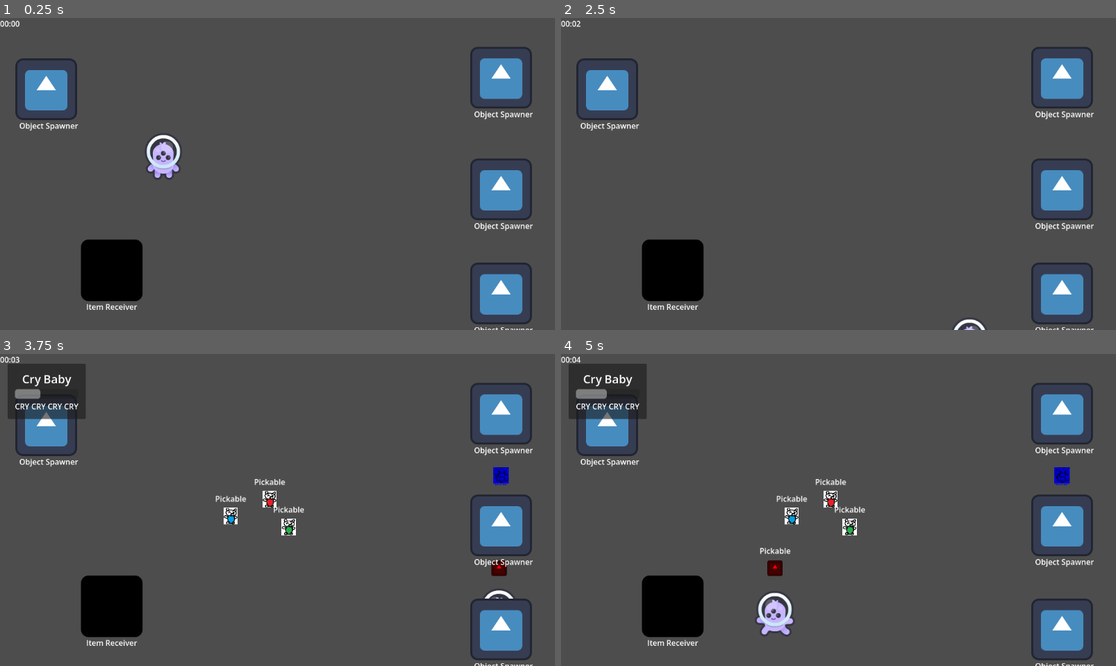
Above: before the commit, frames 1-4 (two rows, left to right).
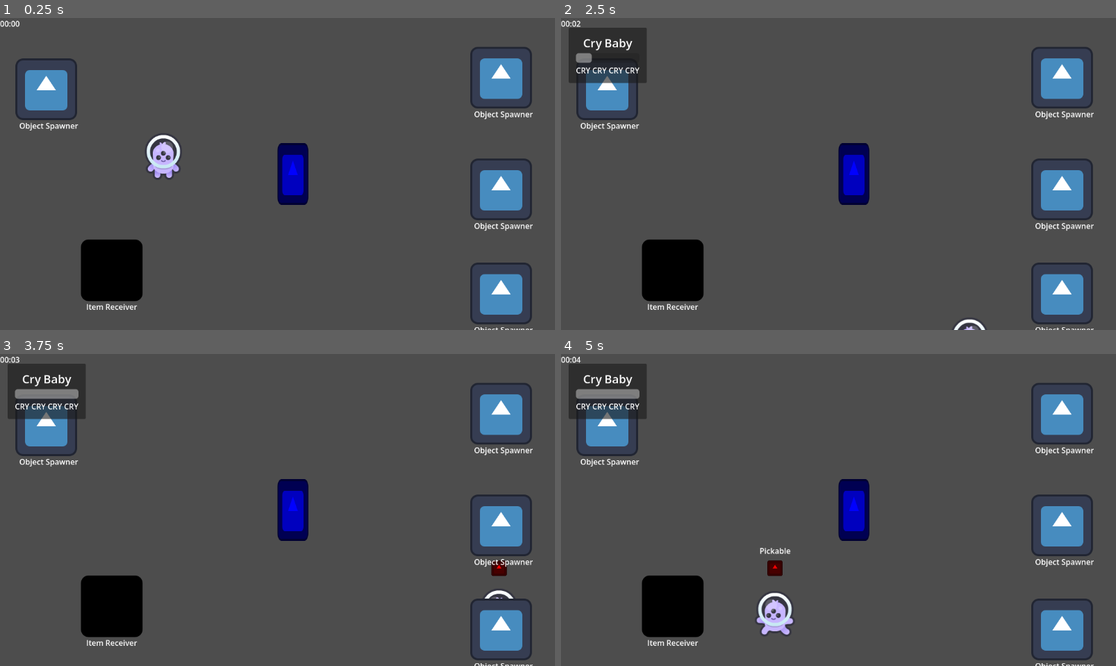
Above: after the commit, the same moments.

Repository: CamaraoLendario/Chaotic-Plants
Game: Godot game, scene res://main_world.tscn
Same seed, same stepped clock (60 frames per second), same inputs: the game is played once before the commit and once after it. The engine's default icon, where the game draws it, is replaced by a stand-in: a white triangle on a blue panel in a dark square.
Inputs (mouse positions are in pixels of both pictures, inside the frame that each line leads up to):
- Up to frame 1 (0.25 s): no input
- Up to frame 2 (2.5 s): tap Enter at 0.5 s; move the mouse to (960, 158) at 0.52 s; hold D (Right) 0.53-1.28 s; hold E (Interact) 0.53-1.28 s; move the mouse to (727, 189) at 1.27 s; hold S (Down) 1.28-2.03 s; tap E (Interact) at 1.35, 2.3 s; move the mouse to (894, 105) at 2.02 s; hold D (Right) from 2.03 s (still down); hold F (Throw) from 2.03 s (still down)
- Up to frame 3 (3.75 s): move the mouse to (249, 572) at 2.77 s; release D (Right) at 2.78 s; release F (Throw) at 2.78 s; hold W (Up) 2.78-3.53 s; tap E (Interact) at 2.85 s; move the mouse to (444, 556) at 3.52 s; hold A (Left) from 3.53 s (still down); hold E (Interact) from 3.53 s (still down)
- Up to frame 4 (5 s): keep holding A (Left); move the mouse to (672, 463) at 4.27 s; release E (Interact) at 4.28 s; tap F (Throw) at 4.35 s; tap E (Interact) at 4.55 s

The runs differ from the first frame. In frame 1, 1.1% of the frame differs, in the area x 49-56%, y 40-60%; in frame 2, 3.4%, in the area x 1-56%, y 3-60%; in frame 3, 1.9%; in frame 4, 1.8%.

Commit message:
Made delivery with signals and game controller basic response

Diff:
--- a/Plants/base_plant.gd
+++ b/Plants/base_plant.gd
@@ -12,6 +12,7 @@
 @export var interactable : Interactable
 @export var sprite: AnimatedSprite2D
 
+var data: PlantData
 var isGrown : bool = false
 var GrowProgress : float: ## How far the plant is in the growing progress. from 0 to growGoal
 	get():
@@ -24,6 +25,11 @@
 
 func _ready() -> void:
 	interactable.wasInteracted.connect(on_interacted)
+	if data == null:
+		printerr("Plant ", name, " does not have data set. Null errors will occur!")
+
+func set_data(plantData: PlantData):
+	data = plantData
 
 func grow():
 	if (isGrown): return
--- a/Plants/base_plant.tscn
+++ b/Plants/base_plant.tscn
@@ -37,5 +37,6 @@
 metadata/_custom_type_script = "uid://cvc5atuup46p2"
 
 [node name="Pickable" type="Area2D" parent="." unique_id=1570847046]
+collision_layer = 2
 script = ExtResource("3_evnqr")
 metadata/_custom_type_script = "uid://d5sfdadk20ij"
--- a/Plants/data/cry_baby_plant.tres
+++ /dev/null
@@ -1,11 +0,0 @@
-[gd_resource type="Resource" script_class="PlantData" format=3 uid="uid://bmaj6ow1amnm2"]
-
-[ext_resource type="Script" path="res://Plants/plant_data.gd" id="1_njuos"]
-[ext_resource type="Texture2D" uid="uid://cglnwvhgtug5d" path="res://Plants/Cry Baby/Sprites/CryBabySketch.png" id="1_umwo1"]
-[ext_resource type="PackedScene" uid="uid://boeg2lf46fjjr" path="res://Plants/Cry Baby/cry_baby.tscn" id="2_roqye"]
-
-[resource]
-script = ExtResource("1_njuos")
-scene = ExtResource("2_roqye")
-name = "Cry Baby"
-image = ExtResource("1_umwo1")
--- a/game_state/game_controller.gd
+++ b/game_state/game_controller.gd
@@ -5,11 +5,18 @@
 signal newRequestArrived(request: PlantRequest)
 signal newPlantSpawned(plant: Plant)
 
+signal requestFulfilled(request: PlantRequest, plant: Plant)
+signal wrongPlantDelivered(plant: Plant)
+
 @export var gameTime: float = 60 # 300 = 5 minutes
 @export var levelData: LevelData
 
 @export_group("References")
-@export var plantSpawners: Array[ObjectSpawner]
+@export var plantSpawners: Array[ObjectSpawner] #TODO: remove spawners
+@export var delivery: Delivery
+
+
+var activeRequests: Array[PlantRequest]
 
 var requestIndex: int = -1
 var timeElapsed: float = 0
@@ -17,6 +24,8 @@
 
 func _ready() -> void:
 	setup_next_request_time()
+
+	delivery.plant_delivered.connect(_on_delivery)
 
 func _process(delta: float) -> void:
 	timeElapsed += delta
@@ -32,10 +41,9 @@
 			pass
 
 func handle_request(request: PlantRequest):
-	var spawner = get_available_spawner()
-	if(spawner == null): return ## TODO: Arranjar esta merda
-	spawner.spawn(request.plantData.scene)
+	activeRequests.append(request)
 
+# deprecated
 func get_available_spawner() -> ObjectSpawner:
 	for spawner in plantSpawners:
 		if spawner.can_spawn():
@@ -59,5 +67,25 @@
 func get_elapsed_time() -> float:
 	return timeElapsed
 
+func _on_delivery(plant: Plant):
+	for request in activeRequests:
+		#TODO: check if plant is grown etc etc
+		if request.plantData == plant.data:
+			_fulfill_request(request, plant)
+			return
+	_signal_failed_request(plant)
+
+func _fulfill_request(request: PlantRequest, plant: Plant):
+	requestFulfilled.emit(request, plant)
+	activeRequests.erase(request)
+	print("request fulfilled!")
+	request.requestFulfilled.emit()
+	plant.call_deferred("queue_free")
+
+func _signal_failed_request(plant: Plant):
+	print("delivery failed!")
+	plant.call_deferred("queue_free")
+
+#deprecated
 func on_plant_spawned(obj: Node2D):
-	newPlantSpawned.emit(obj)
+	pass
--- a/game_state/levels/level0Data.tres
+++ b/game_state/levels/level0Data.tres
@@ -1,28 +1,31 @@
 [gd_resource type="Resource" script_class="LevelData" format=3 uid="uid://4andksvgn7yo"]
 
 [ext_resource type="Script" uid="uid://dslo03u4ehh3c" path="res://game_state/levels/plant_request.gd" id="1_82x0u"]
-[ext_resource type="Resource" uid="uid://bmaj6ow1amnm2" path="res://Plants/data/cry_baby_plant.tres" id="2_b5mtq"]
+[ext_resource type="Resource" path="res://Plants/Cry Baby/cry_baby_data.tres" id="2_b5mtq"]
 [ext_resource type="Script" uid="uid://c1m01xcb18u38" path="res://game_state/levels/level_data.gd" id="2_wguby"]
 
-[sub_resource type="Resource" id="Resource_wguby"]
+[sub_resource type="Resource" id="Resource_6olw2"]
 script = ExtResource("1_82x0u")
-requestTime = 0.05
+requestTime = 0.04
+requestDuration = 0.436
 plantData = ExtResource("2_b5mtq")
 metadata/_custom_type_script = "uid://dslo03u4ehh3c"
 
 [sub_resource type="Resource" id="Resource_b5mtq"]
 script = ExtResource("1_82x0u")
 requestTime = 0.51
+requestDuration = 0.004
 plantData = ExtResource("2_b5mtq")
 metadata/_custom_type_script = "uid://dslo03u4ehh3c"
 
 [sub_resource type="Resource" id="Resource_4ehky"]
 script = ExtResource("1_82x0u")
 requestTime = 0.75
+requestDuration = 0.013
 plantData = ExtResource("2_b5mtq")
 metadata/_custom_type_script = "uid://dslo03u4ehh3c"
 
 [resource]
 script = ExtResource("2_wguby")
-requests = Array[ExtResource("1_82x0u")]([SubResource("Resource_wguby"), SubResource("Resource_b5mtq"), SubResource("Resource_4ehky")])
+requests = Array[ExtResource("1_82x0u")]([SubResource("Resource_6olw2"), SubResource("Resource_b5mtq"), SubResource("Resource_4ehky")])
 metadata/_custom_type_script = "uid://c1m01xcb18u38"
--- a/game_state/levels/plant_request.gd
+++ b/game_state/levels/plant_request.gd
@@ -1,6 +1,10 @@
 extends Resource
 class_name PlantRequest
 
-@export_range(0, 1, 0.01) var requestTime: float
+signal requestFulfilled()
+
+@export_range(0, 1, 0.001) var requestTime: float
+
+@export_range(0, 1, 0.001) var requestDuration: float
 
 @export var plantData: PlantData
--- a/game_state/views/request_view.gd
+++ b/game_state/views/request_view.gd
@@ -2,18 +2,25 @@
 class_name RequestView
 
 @export var plant_name: Label
-@export var plant_progress: ProgressBar
+@export var request_progress: ProgressBar
 @export var plant_needs: Label
 
-var plant: Plant
+var request: PlantRequest
 
-func set_plant(plant: Plant):
-	self.plant = plant
+func set_request(request: PlantRequest):
+	self.request = request
 
-	plant_name.text = plant.name #TODO: fix this, use plantData (put field in Plant script)
-	plant_progress.max_value = plant.growGoal
-	plant_progress.value = plant.GrowProgress
+	plant_name.text = request.plantData.name
+	request_progress.max_value = request.requestDuration
+	request_progress.min_value = 0
+	request_progress.value = 0
+
+	request.requestFulfilled.connect(_on_request_fulfilled)
 
 func _process(delta: float) -> void:
-	if plant:
-		plant_progress.value = plant.GrowProgress
+	if request:
+		request_progress.value = request_progress.value + delta
+
+func _on_request_fulfilled() -> void:
+	# TODO: play animations?
+	queue_free()
--- a/game_state/views/request_view.tscn
+++ b/game_state/views/request_view.tscn
@@ -2,10 +2,10 @@
 
 [ext_resource type="Script" uid="uid://wnayajr2d2yl" path="res://game_state/views/request_view.gd" id="1_p57c3"]
 
-[node name="RequestView" type="PanelContainer" unique_id=1899248003 node_paths=PackedStringArray("plant_name", "plant_progress", "plant_needs")]
+[node name="RequestView" type="PanelContainer" unique_id=1899248003 node_paths=PackedStringArray("plant_name", "request_progress", "plant_needs")]
 script = ExtResource("1_p57c3")
 plant_name = NodePath("MarginContainer/VBoxContainer/PlantName")
-plant_progress = NodePath("MarginContainer/VBoxContainer/PlantProgress")
+request_progress = NodePath("MarginContainer/VBoxContainer/PlantProgress")
 plant_needs = NodePath("MarginContainer/VBoxContainer/PlantNeeds")
 
 [node name="MarginContainer" type="MarginContainer" parent="." unique_id=1812483167]
--- /dev/null
+++ b/interact/Filters/plant_filter.gd
@@ -0,0 +1,5 @@
+extends InteractFilter
+class_name PlantFilter
+
+func is_allowed(obj) -> bool:
+	return obj is Plant
--- /dev/null
+++ b/interact/delivery.gd
@@ -0,0 +1,22 @@
+extends Node2D
+class_name Delivery
+
+signal plant_delivered(plant: Plant)
+
+@export var filters: Array[InteractFilter]
+
+@export_group("References")
+@export var interactReceiver: InteractReceiver
+
+# Called when the node enters the scene tree for the first time.
+func _ready() -> void:
+	interactReceiver.interactableInRange.connect(_on_interactable_in_range)
+	interactReceiver.filters = filters
+
+func _on_interactable_in_range(interactable: Interactable):
+	if interactable is Pickable:
+		pick_up(interactable)
+
+func pick_up(interactable: Interactable):
+	interactable.interact(interactReceiver)
+	plant_delivered.emit(interactable.owner)
--- /dev/null
+++ b/interact/delivery.tscn
@@ -0,0 +1,33 @@
+[gd_scene format=3 uid="uid://tc83aw2jaip5"]
+
+[ext_resource type="Script" uid="uid://cs7iwhpl5bcbl" path="res://interact/delivery.gd" id="1_nydu7"]
+[ext_resource type="Script" uid="uid://dl70irp36vey5" path="res://interact/Filters/InteractFilter.gd" id="2_gt0bn"]
+[ext_resource type="Texture2D" uid="uid://chnu528uov0n" path="res://icon.svg" id="2_hpbb6"]
+[ext_resource type="Script" uid="uid://b3owvnlpfrkpo" path="res://interact/interact_receiver.gd" id="3_gt0bn"]
+[ext_resource type="Script" uid="uid://yedfamgi7q3g" path="res://interact/Filters/plant_filter.gd" id="3_ta3k3"]
+
+[sub_resource type="Resource" id="Resource_l1pxt"]
+script = ExtResource("3_ta3k3")
+metadata/_custom_type_script = "uid://yedfamgi7q3g"
+
+[sub_resource type="RectangleShape2D" id="RectangleShape2D_wly0c"]
+size = Vector2(128, 128)
+
+[node name="Delivery" type="Node2D" unique_id=1179291177 node_paths=PackedStringArray("interactReceiver")]
+script = ExtResource("1_nydu7")
+filters = Array[ExtResource("2_gt0bn")]([SubResource("Resource_l1pxt")])
+interactReceiver = NodePath("InteractReceiver")
+
+[node name="Sprite2D" type="Sprite2D" parent="." unique_id=197811587]
+modulate = Color(0, 0, 1, 1)
+position = Vector2(32, 0)
+scale = Vector2(0.5, 1)
+texture = ExtResource("2_hpbb6")
+
+[node name="InteractReceiver" type="Area2D" parent="." unique_id=1685437662]
+collision_mask = 3
+script = ExtResource("3_gt0bn")
+metadata/_custom_type_script = "uid://b3owvnlpfrkpo"
+
+[node name="CollisionShape2D" type="CollisionShape2D" parent="InteractReceiver" unique_id=927215188]
+shape = SubResource("RectangleShape2D_wly0c")
--- a/main_world.tscn
+++ b/main_world.tscn
@@ -4,15 +4,17 @@
 [ext_resource type="PackedScene" uid="uid://dopujk04ltt6d" path="res://character/character.tscn" id="1_itk02"]
 [ext_resource type="PackedScene" uid="uid://bq3gnd6nxn01p" path="res://object_spawner.tscn" id="2_uoqbt"]
 [ext_resource type="Resource" uid="uid://4andksvgn7yo" path="res://game_state/levels/level0Data.tres" id="2_uue8y"]
-[ext_resource type="Script" path="res://time_label.gd" id="5_uue8y"]
+[ext_resource type="Script" uid="uid://d1p357dnn4txx" path="res://time_label.gd" id="5_uue8y"]
 [ext_resource type="PackedScene" uid="uid://ulelhqvpd2il" path="res://Plants/plant_item_receiver.tscn" id="5_whfra"]
-[ext_resource type="Script" path="res://request_list_view.gd" id="7_7ktct"]
+[ext_resource type="Script" uid="uid://do6arsnvfb00a" path="res://request_list_view.gd" id="7_7ktct"]
 [ext_resource type="PackedScene" uid="uid://c7hl623304u1e" path="res://game_state/views/request_view.tscn" id="7_aac4l"]
+[ext_resource type="PackedScene" uid="uid://tc83aw2jaip5" path="res://interact/delivery.tscn" id="9_uks48"]
 
-[node name="Node2D" type="Node2D" unique_id=1937000729 node_paths=PackedStringArray("plantSpawners") groups=["World"]]
+[node name="Node2D" type="Node2D" unique_id=1937000729 node_paths=PackedStringArray("plantSpawners", "delivery") groups=["World"]]
 script = ExtResource("1_3etub")
 levelData = ExtResource("2_uue8y")
 plantSpawners = [NodePath("PlantSpawner1"), NodePath("PlantSpawner2"), NodePath("PlantSpawner3")]
+delivery = NodePath("Delivery")
 
 [node name="Camera2D" type="Camera2D" parent="." unique_id=1987632420]
 
@@ -56,6 +58,8 @@
 [node name="PlantSpawner3" parent="." unique_id=408865084 instance=ExtResource("2_uoqbt")]
 position = Vector2(464, -200)
 
+[node name="Delivery" parent="." unique_id=1179291177 instance=ExtResource("9_uks48")]
+
 [connection signal="spawnedObject" from="PlantSpawner1" to="." method="on_plant_spawned"]
 [connection signal="spawnedObject" from="PlantSpawner2" to="." method="on_plant_spawned"]
 [connection signal="spawnedObject" from="PlantSpawner3" to="." method="on_plant_spawned"]
--- a/project.godot
+++ b/project.godot
@@ -60,6 +60,11 @@
 ]
 }
 
+[layer_names]
+
+2d_physics/layer_2="Plants"
+2d_physics/layer_3="Items"
+
 [physics]
 
 3d/physics_engine="Jolt Physics"
--- a/request_list_view.gd
+++ b/request_list_view.gd
@@ -5,9 +5,9 @@
 @export var requestViewScene: PackedScene
 
 func _ready() -> void:
-	gameController.newPlantSpawned.connect(_on_plant_spawned)
+	gameController.newRequestArrived.connect(_on_new_request)
 
-func _on_plant_spawned(plant: Plant):
+func _on_new_request(request: PlantRequest):
 	var requestView: RequestView = requestViewScene.instantiate()
+	requestView.set_request(request)
 	add_child(requestView)
-	requestView.set_plant(plant)
Not shown, added: interact/Filters/plant_filter.gd.uid
Not shown, added: interact/delivery.gd.uid
